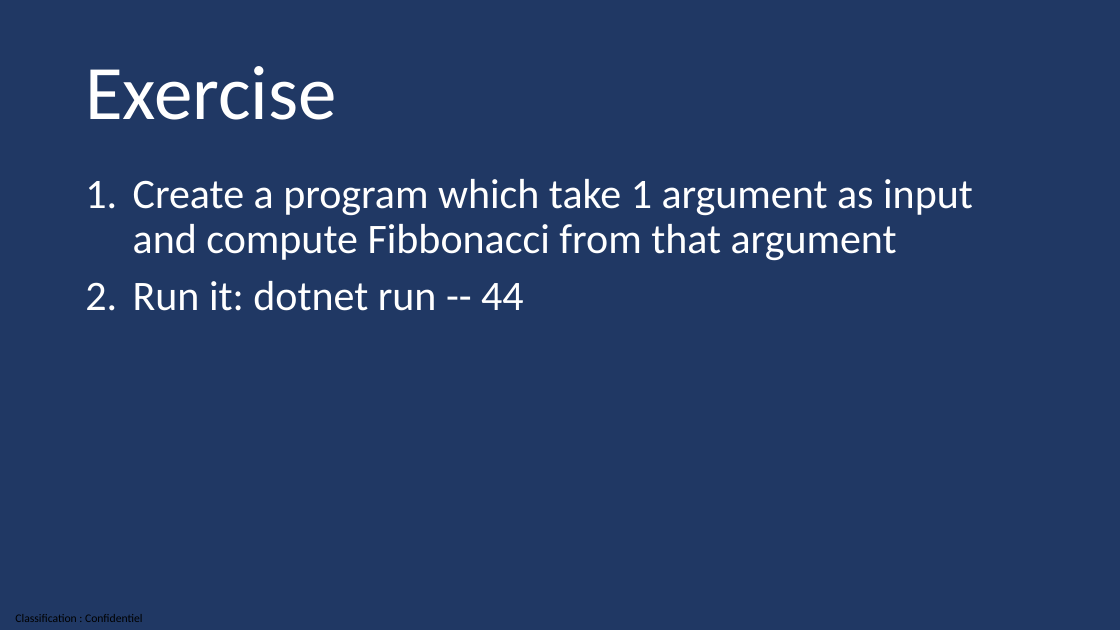
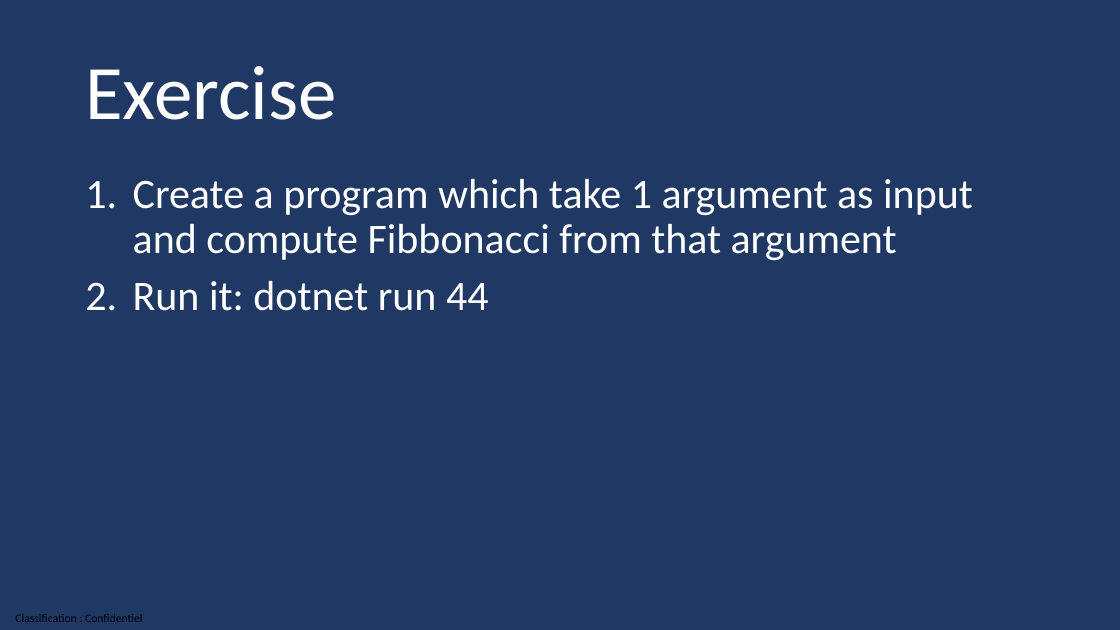
Before and after one commit to guillaume-chervet/course.dotnet, a slide deck: slide 60 of documentations/dotnet8.pptx. Drawn at 1120x630 pixels with LibreOffice and Linux fonts; fonts in the diff are those of the drawing. Boxes give left, top, right and bottom in pixels: in the first picture for what was removed or moved away, otherwise in the second. Text is boxed around its words. In the diff, an @@ line names an element or a change of style, - is before the commit and + after.

```diff
--- a/documentations/dotnet8.pptx
+++ b/documentations/dotnet8.pptx
@@ text at <box>133,281,489,311</box>: text changed @@
-2. Run it: dotnet run -- 44
+2. Run it: dotnet run 44
```
Also in this commit, not shown: 11 other slides changed, 1 slide added.
